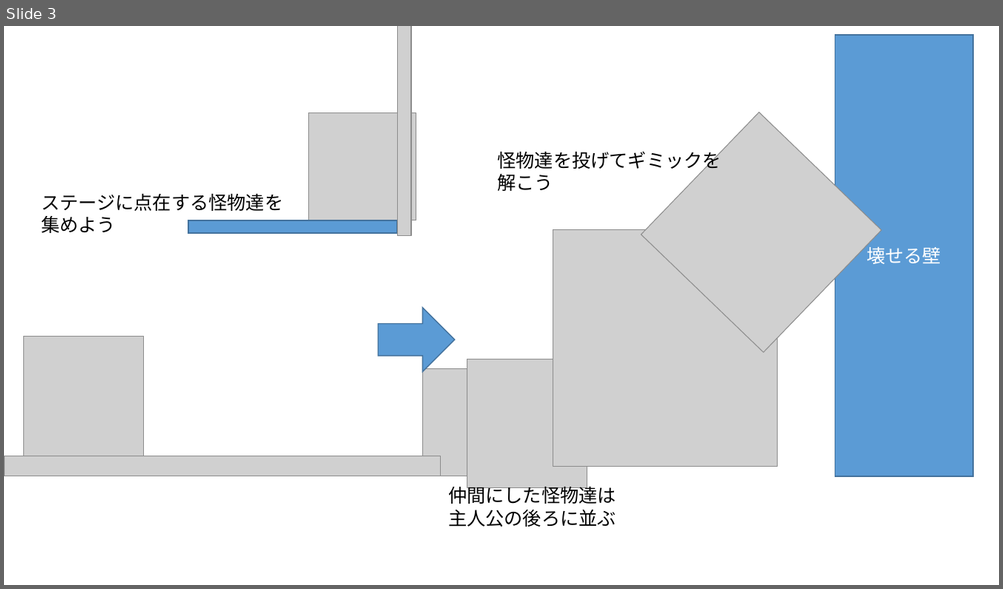
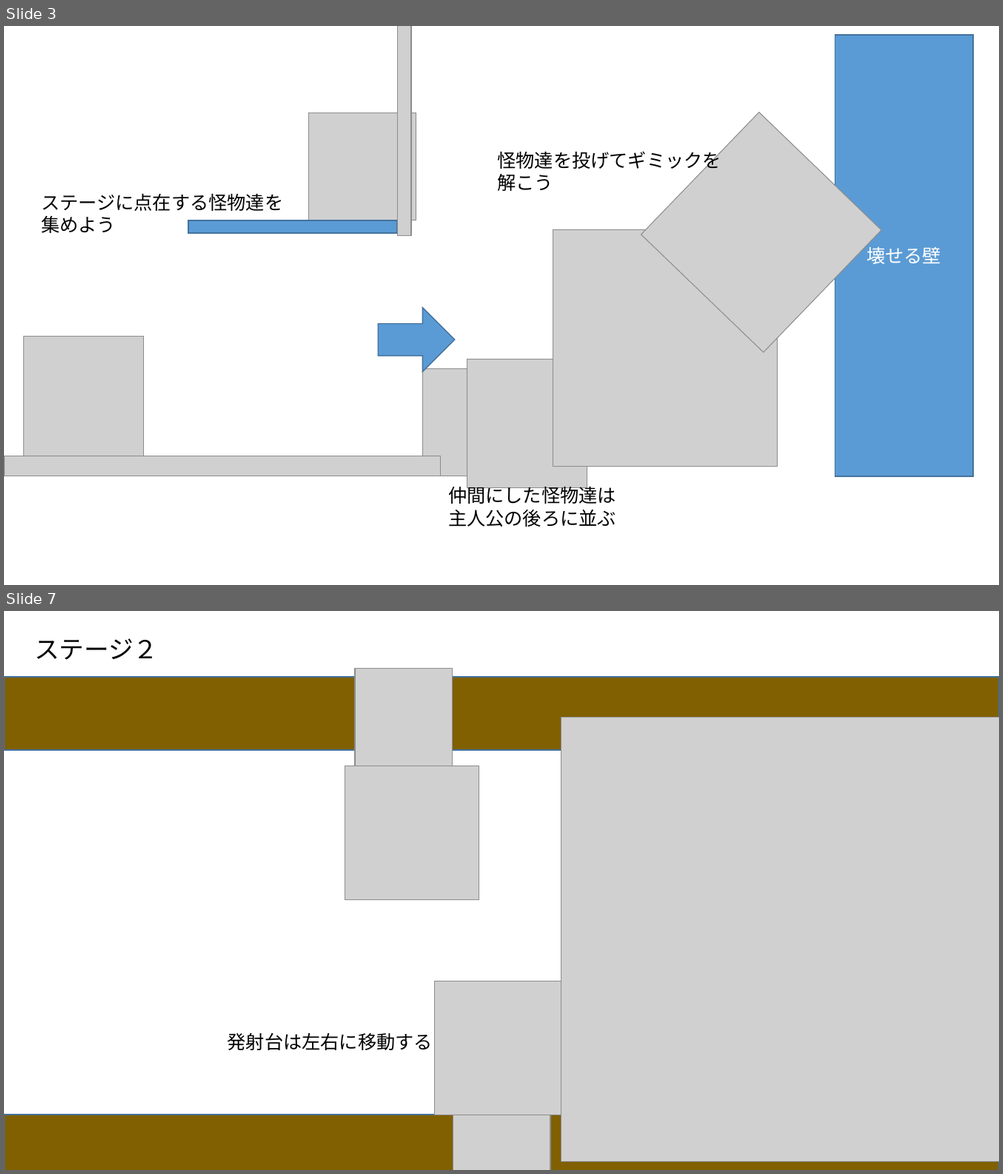
Before and after one commit to kyosuke6722/Creature-s-Parade, a slide deck: Creature’s Parade.pptx. Shown one above the other, each under a label of ours: slide 3 before the commit, slides 3 and 7 after it; the slides between them are not shown. The pictures are 1003x589 and 1003x1174 pixels, drawn with LibreOffice and Linux fonts; fonts in the diff are those of the drawing; grey boxes stand for pictures. Boxes give left, top, right and bottom in pixels: in the first picture for what was removed or moved away, otherwise in the second. Text is boxed around its words. In the diff, an @@ line names an element or a change of style, - is before the commit and + after.

```diff
--- a/Creature’s Parade.pptx
+++ b/Creature’s Parade.pptx
@@ slide 7 added at (4, 611, 999, 1170), background #FFFFFF @@
@@ text added at (34, 638, 158, 660), 24 pt, text #000000 @@
+ステージ２
@@ rectangle added at (4, 677, 999, 750), fill #806000, outline #43739E 1 pt @@
@@ picture added at (355, 669, 452, 766) @@
@@ picture added at (561, 717, 999, 1162) @@
@@ picture added at (345, 766, 479, 900) @@
@@ picture added at (435, 981, 569, 1116) @@
@@ text added at (227, 1034, 432, 1051), 18 pt, text #000000 @@
+発射台は左右に移動する
@@ rectangle added at (4, 1116, 999, 1170), fill #806000, outline #43739E 1 pt @@
@@ picture added at (452, 1102, 550, 1170) @@
```
Also in this commit, not shown: 4 other slides added, 15 other files.
